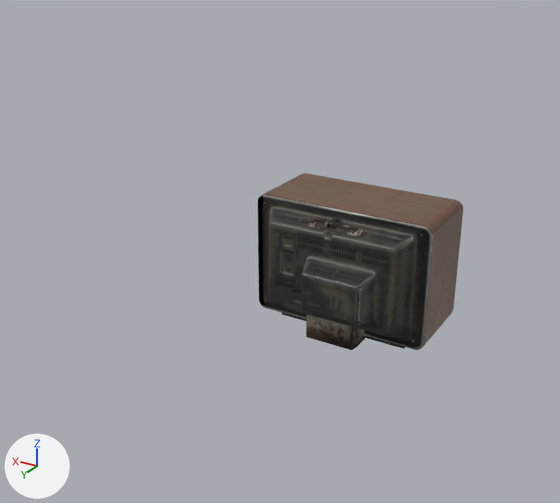
Before and after pictures for a commit that changed the glTF model apps/web/public/models/furniture_sf.glb.
One viewpoint serves both versions: a camera (50 mm lens) standing at (-212.0, 485.0, 281.0) and looking at (59.0, 33.0, 56.0). Every picture has the same lights, and +X, +Y and +Z are marked at lower left. The first picture is the older version. Where no turn or scale is listed for an object, it has been applied to the vertices.

Names of what the first picture shows: 'Object_2.002', 'polySurface3_lambert1_0' and 1 more.
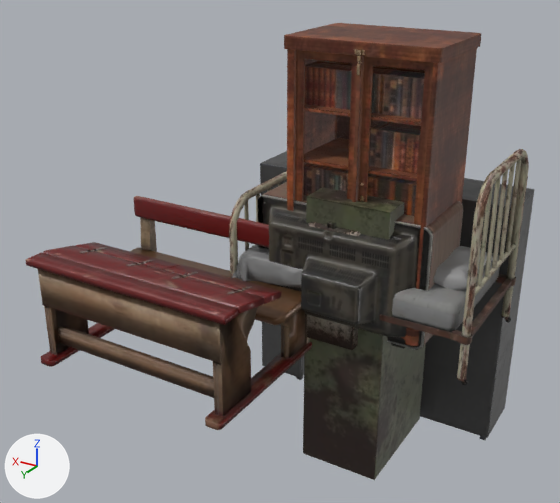
Pixel boxes [x1, y1, x2, y2] of what changed, in the pictures (560 x 503 px):
'Object049_08 - Default_0', added: after [26, 196, 312, 430]
'defaultMaterial.017', added (brown): after [284, 23, 482, 337]
'cabinet_low_mat_cabinet_0', added: after [303, 187, 426, 480]
'locker_final.004_locker__001__mat_0', added: after [260, 151, 534, 440]
'low_Pillow_1_bed_0', added: after [229, 149, 529, 385]
'defaultMaterial.014', added (brown): after [304, 60, 425, 216]
'defaultMaterial.015', added (brown): after [304, 104, 421, 181]
'low_Pillow_1_lagen_0', added: after [231, 245, 303, 288]
'low_Pillow_1_pillow_0', added: after [433, 246, 493, 291]
'defaultMaterial.016', added (mostly hidden): after [401, 335, 419, 346]
'defaultMaterial.013', added: after [355, 49, 365, 75]

The change, as a list of edits to the scene's bpy script:
```text
Add mat_defaultmaterial_002:
    mat_defaultmaterial_002 = bpy.data.materials.new('DefaultMaterial.002')
    # uses the picture img_image_110
    # uses the picture img_image_111
    # uses the picture img_image_112
Add mat_08___default:
    mat_08___default = bpy.data.materials.new('08_-_Default')
    # uses the picture img_image_107
    # uses the picture img_image_108
    # uses the picture img_image_109
Add mat_material_001:
    mat_material_001 = bpy.data.materials.new('material.001')
    # uses the picture img_image_87
    # uses the picture img_image_88
Add mat_lagen:
    mat_lagen = bpy.data.materials.new('lagen')
    # colours: grey #757575
    # uses the picture img_image_84
    # uses the picture img_image_85
    # uses the picture img_image_86
Add mat_mat_cabinet:
    mat_mat_cabinet = bpy.data.materials.new('mat_cabinet')
    # uses the picture img_image_77
    # uses the picture img_image_78
    # uses the picture img_image_79
Add mat_locker__001__mat:
    mat_locker__001__mat = bpy.data.materials.new('locker__001__mat')
    # uses the picture img_image_44
    # uses the picture img_image_45
    # uses the picture img_image_46
Add ob_defaultmaterial_017:
    ob_defaultmaterial_017 = bpy.data.objects.new('defaultMaterial.017', me_defaultmaterial_017)  # 182 vertices, 360 faces; spans x -54.0..54.0, y -40.0..40.0, z -96.0..96.0
    ob_defaultmaterial_017.location = (0.0, 0.0, 115.1)
Add ob_defaultmaterial_016:
    ob_defaultmaterial_016 = bpy.data.objects.new('defaultMaterial.016', me_defaultmaterial_016)  # 320 vertices, 568 faces; spans x -54.3..54.3, y -40.2..40.2, z -3.6..3.6
    ob_defaultmaterial_016.location = (-0.3, -0.4, 15.2)
Add ob_defaultmaterial_015:
    ob_defaultmaterial_015 = bpy.data.objects.new('defaultMaterial.015', me_defaultmaterial_015)  # 24 vertices, 18 faces; spans x -47.9..47.9, y -32.2..32.2, z -35.8..35.8
    ob_defaultmaterial_015.location = (-0.3, -0.5, 128.4)
Add ob_defaultmaterial_014:
    ob_defaultmaterial_014 = bpy.data.objects.new('defaultMaterial.014', me_defaultmaterial_014)  # 24 vertices, 24 faces; spans x -49.8..49.8, y -24.5..24.5, z -47.6..47.6
    ob_defaultmaterial_014.location = (-1.2, -2.5, 142.2)
Add ob_defaultmaterial_013:
    ob_defaultmaterial_013 = bpy.data.objects.new('defaultMaterial.013', me_defaultmaterial_013)  # 56 vertices, 90 faces; spans x -3.3..3.3, y -1.1..1.1, z -7.6..7.6
    ob_defaultmaterial_013.location = (-1.7, 40.2, 199.0)
Add ob_object049_08___default_0:
    ob_object049_08___default_0 = bpy.data.objects.new('Object049_08 - Default_0', me_object049_08___default_0)  # 1284 vertices, 2494 faces; spans x -82.0..82.0, y -64.0..64.0, z -45.0..45.0
    ob_object049_08___default_0.location = (102.7, 100.0, 35.7)
Add ob_low_pillow_1_bed_0:
    ob_low_pillow_1_bed_0 = bpy.data.objects.new('low_Pillow_1_bed_0', me_low_pillow_1_bed_0)  # 1050 vertices, 1824 faces; spans x -94.0..93.0, y -54.0..54.0, z -69.0..70.0
    ob_low_pillow_1_bed_0.location = (-0.3, 0.0, 68.9)
Add ob_low_pillow_1_lagen_0:
    ob_low_pillow_1_lagen_0 = bpy.data.objects.new('low_Pillow_1_lagen_0', me_low_pillow_1_lagen_0)  # 1001 vertices, 1998 faces; spans x -63.1..63.2, y -61.6..61.1, z -22.4..23.1
    ob_low_pillow_1_lagen_0.location = (25.0, -0.7, 40.9)
Add ob_low_pillow_1_pillow_0:
    ob_low_pillow_1_pillow_0 = bpy.data.objects.new('low_Pillow_1_pillow_0', me_low_pillow_1_pillow_0)  # 85 vertices, 166 faces; spans x -21.1..21.1, y -29.2..29.0, z -6.9..7.0; in mat_pillow (grey #8f8f8f)
    ob_low_pillow_1_pillow_0.location = (-61.2, 0.1, 59.9)
Add ob_cabinet_low_mat_cabinet_0:
    ob_cabinet_low_mat_cabinet_0 = bpy.data.objects.new('cabinet_low_mat_cabinet_0', me_cabinet_low_mat_cabinet_0)  # 52 vertices, 100 faces; spans x -31.0..31.0, y -45.0..45.0, z -107.0..107.0
    ob_cabinet_low_mat_cabinet_0.location = (0.0, 0.0, 0.0)
Add ob_locker_final_004_locker__001__mat_0:
    ob_locker_final_004_locker__001__mat_0 = bpy.data.objects.new('locker_final.004_locker__001__mat_0', me_locker_final_004_locker__001__mat_0)  # 1012 vertices, 1670 faces; spans x -109.0..109.0, y -26.0..26.0, z -102.0..102.0
    ob_locker_final_004_locker__001__mat_0.location = (22.0, -79.9, -12.7)
```
